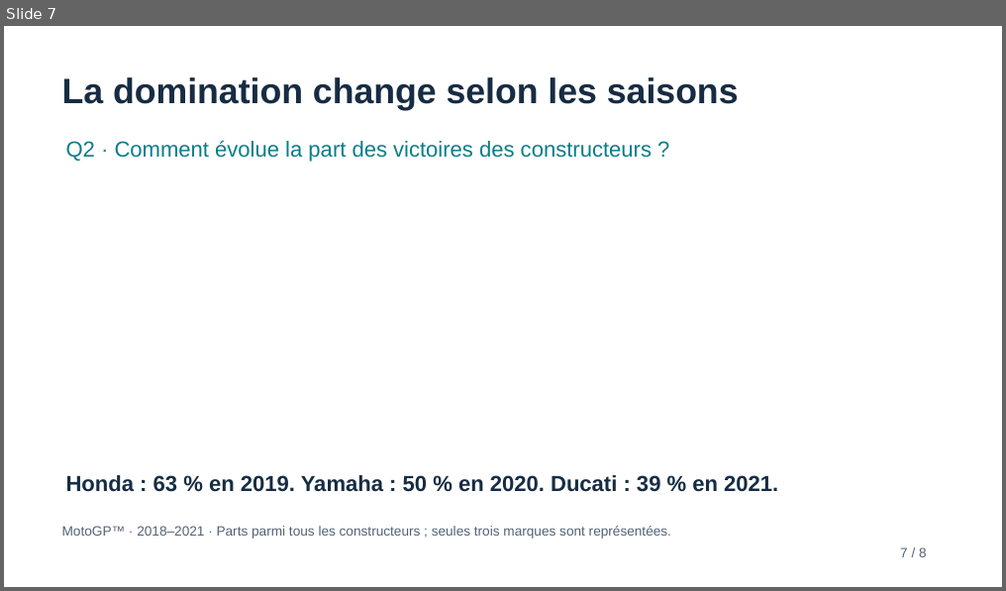
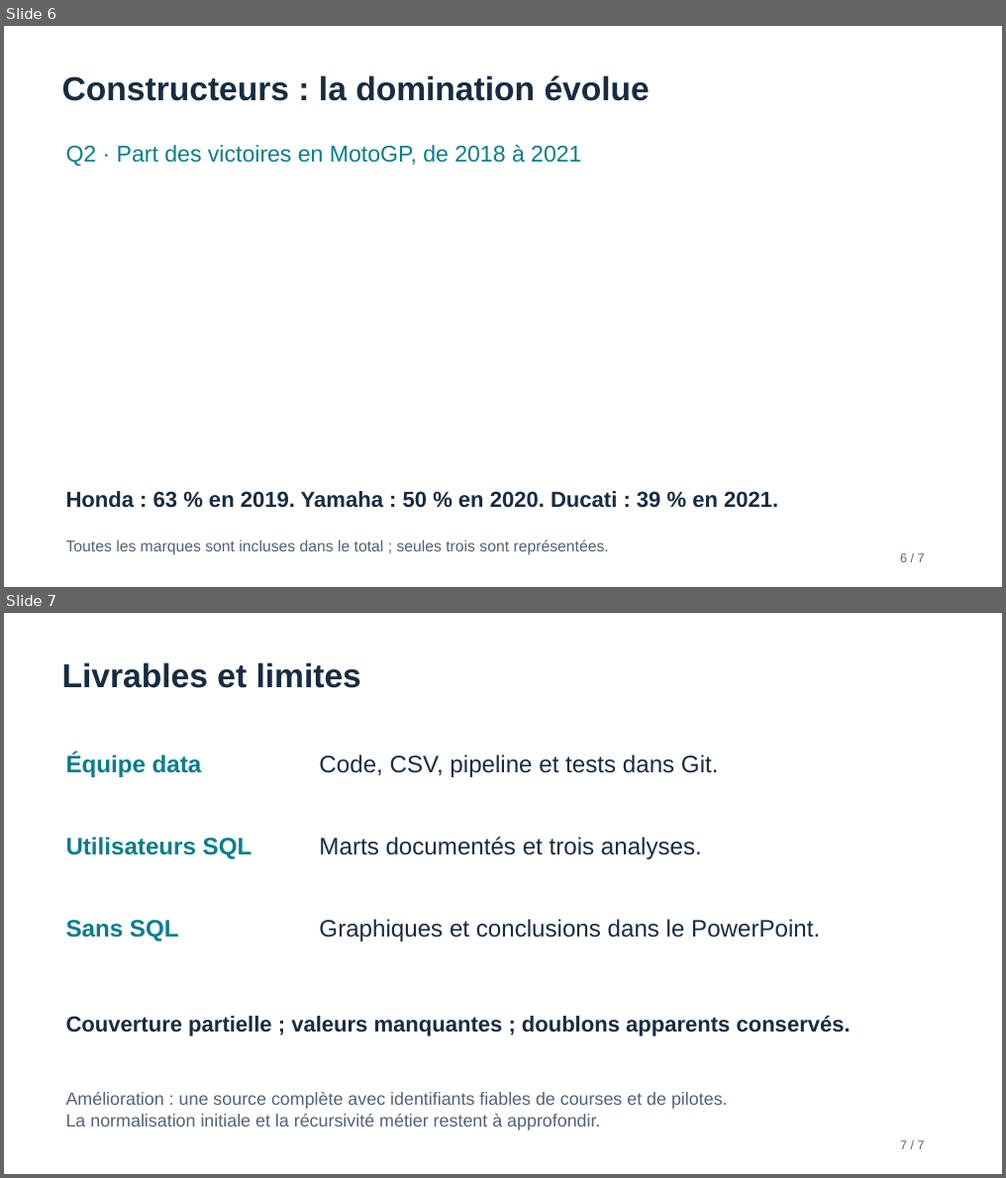
Before and after one commit to Matchab78/motogp, a slide deck: motogp/docs/Presentation_MotoGP.pptx. Shown one above the other, each under a label of ours: slide 7 before the commit, slides 6 and 7 after it. The pictures are 1006x591 and 1006x1178 pixels, drawn with LibreOffice and Linux fonts; fonts in the diff are those of the drawing. Boxes give left, top, right and bottom in pixels: in the first picture for what was removed or moved away, otherwise in the second. Text is boxed around its words. In the diff, an @@ line names an element or a change of style, - is before the commit and + after.

```diff
--- a/motogp/docs/Presentation_MotoGP.pptx
+++ b/motogp/docs/Presentation_MotoGP.pptx
@@ slide 7 added at bbox=[4, 613, 1002, 1174], background #FFFFFF @@
@@ text added at bbox=[62, 663, 361, 688], 32 pt, text #172C43, bold @@
+Livrables et limites
@@ text added at bbox=[66, 754, 202, 777], 23 pt, text #087E8B, bold @@
+Équipe data
@@ text added at bbox=[319, 755, 719, 777], 23 pt, text #172C43 @@
+Code, CSV, pipeline et tests dans Git.
@@ text added at bbox=[66, 837, 252, 860], 23 pt, text #087E8B, bold @@
+Utilisateurs SQL
@@ text added at bbox=[319, 837, 702, 860], 23 pt, text #172C43 @@
+Marts documentés et trois analyses.
@@ text added at bbox=[66, 920, 179, 942], 23 pt, text #087E8B, bold @@
+Sans SQL
@@ text added at bbox=[319, 919, 820, 942], 23 pt, text #172C43 @@
+Graphiques et conclusions dans le PowerPoint.
@@ text added at bbox=[66, 1015, 850, 1037], 21 pt, text #172C43, bold @@
+Couverture partielle ; valeurs manquantes ; doublons apparents conservés.
@@ text added at bbox=[66, 1092, 728, 1131], 17 pt, text #526276 @@
+Amélioration : une source complète avec identifiants fiables de courses et de pilotes.
+La normalisation initiale et la récursivité métier restent à approfondir.
@@ text added at bbox=[900, 1141, 925, 1150], 12 pt, text #526276 @@
+7 / 7
@@ what was slide 7 is now slide 6 @@
@@ slide 6 changed as well @@
@@ text at bbox=[62, 76, 649, 101]: text changed; size 34 to 32 pt @@
-La domination change selon les saisons
+Constructeurs : la domination évolue
@@ text at bbox=[66, 145, 581, 167]: text changed; size 21 to 22 pt @@
-Q2 · Comment évolue la part des victoires des constructeurs ?
+Q2 · Part des victoires en MotoGP, de 2018 à 2021
@@ text "Honda : 63 % en ...": place and size @@
-text "Honda : 63 % en ..." at bbox=[66, 475, 778, 492]
+text "Honda : 63 % en ..." at bbox=[66, 491, 778, 508]
@@ text at bbox=[66, 540, 609, 556]: text changed; size 13 to 15 pt @@
-MotoGP™ · 2018–2021 · Parts parmi tous les constructeurs ; seules trois marques sont représentées.
+Toutes les marques sont incluses dans le total ; seules trois sont représentées.
@@ text at bbox=[900, 554, 925, 563]: text changed; size 13 to 12 pt @@
-7 / 8
+6 / 7
```
Also in this commit, not shown: 5 other slides added, 7 slides removed, 24 other files.
